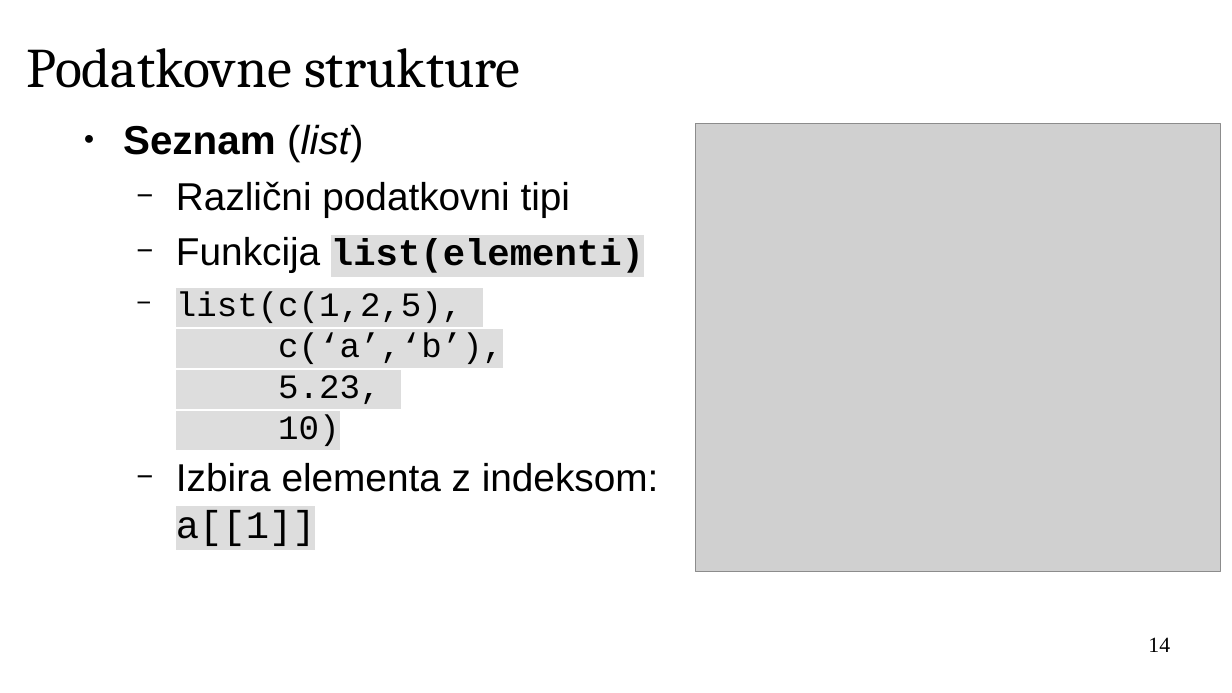
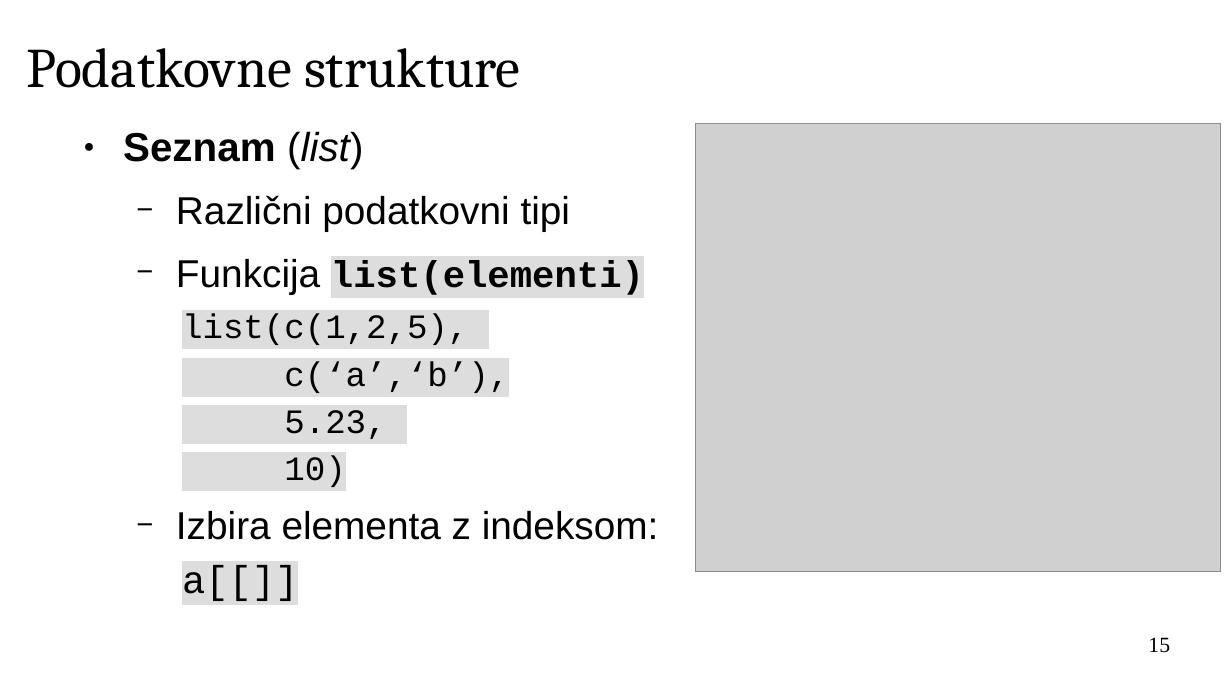
Before and after one commit to janaobsteter/R_tecaj, a slide deck: slide 15 of IT_Rtecaj.odp (slide 14 before the commit). Drawn at 1232x693 pixels with LibreOffice and Linux fonts; fonts in the diff are those of the drawing; grey boxes stand for pictures; background and template pictures are left out. Boxes give left, top, right and bottom in pixels: in the first picture for what was removed or moved away, otherwise in the second. Text is boxed around its words. In the diff, an @@ line names an element or a change of style, - is before the commit and + after.

```diff
--- a/IT_Rtecaj.odp
+++ b/IT_Rtecaj.odp
@@ text at bbox=[123, 131, 571, 232]: line spacing 1 to 1.15 @@
@@ text at bbox=[176, 259, 659, 601]: text changed @@
-  − Funkcija list(elementi)
-  − list(c(1,2,5),
-    c(‘a’,‘b’),
-    5.23,
-    10)
-  − Izbira elementa z indeksom:
-    a[[1]]
+  − Funkcija list(elementi)
+    list(c(1,2,5),
+    c(‘a’,‘b’),
+    5.23,
+    10)
+  − Izbira elementa z indeksom:
+    a[[]]
@@ page number at bbox=[1148, 637, 1170, 653]: text changed @@
-14
+15
```
Also in this commit, not shown: 11 other slides changed, 10 slides added, 1 other file.
